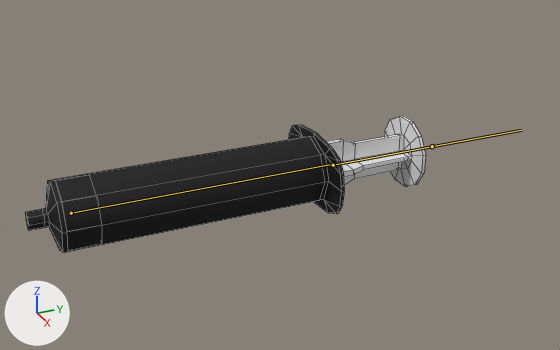
The FBX model care-up/Assets/Resources_moved/Models/Syringe50ml.fbx: old version first, new version second.
One viewpoint serves both versions: a camera (50 mm lens) standing at (0.365, -0.119, 0.182) and looking at (-0.004, 0.047, -0.003). The lights are fixed; the arrows at lower left show +X, +Y and +Z. The bones that bend it are drawn over the model as lines. Mesh edges are drawn as thin lines.

Names of what the first picture shows: 'syringe_50mm_barrel', 'syringe_50mm_plunger'.
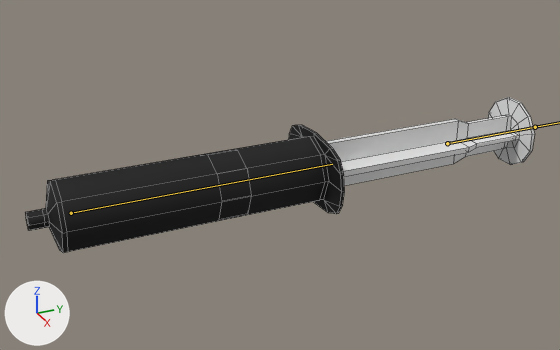
The newer file adds an action. The first version stands in its rest pose; the second is drawn at frame 1569 of the action '50mlArmature|_50ml_syringe_sq_v.2_L_Lib.007'.

The change, as JSON lines over the scene's bpy script:
```json
{"block": "bone_plungerbone", "where": "bone_plungerbone = bpy.data.objects['50mlArmature'].pose.bones['PlungerBone']  # child of 'BarrelBone'"}
{"op": "set", "path": "bone_plungerbone.location", "old": "(0.0, 0.0, 0.0)", "new": "(-0.0001, 0.0802, 0.0001)"}
```

Changed parts and their boxes (x1, y1, x2, y2) in the pictures (560 x 350 px):
```json
{"object": "syringe_50mm_plunger", "change": "posed", "before": [326, 115, 425, 187], "after": [326, 97, 534, 186]}
{"bone": "PlungerBone", "before": "(333, 165) to (432, 146)", "after": "(447, 143) to (535, 127)"}
```
